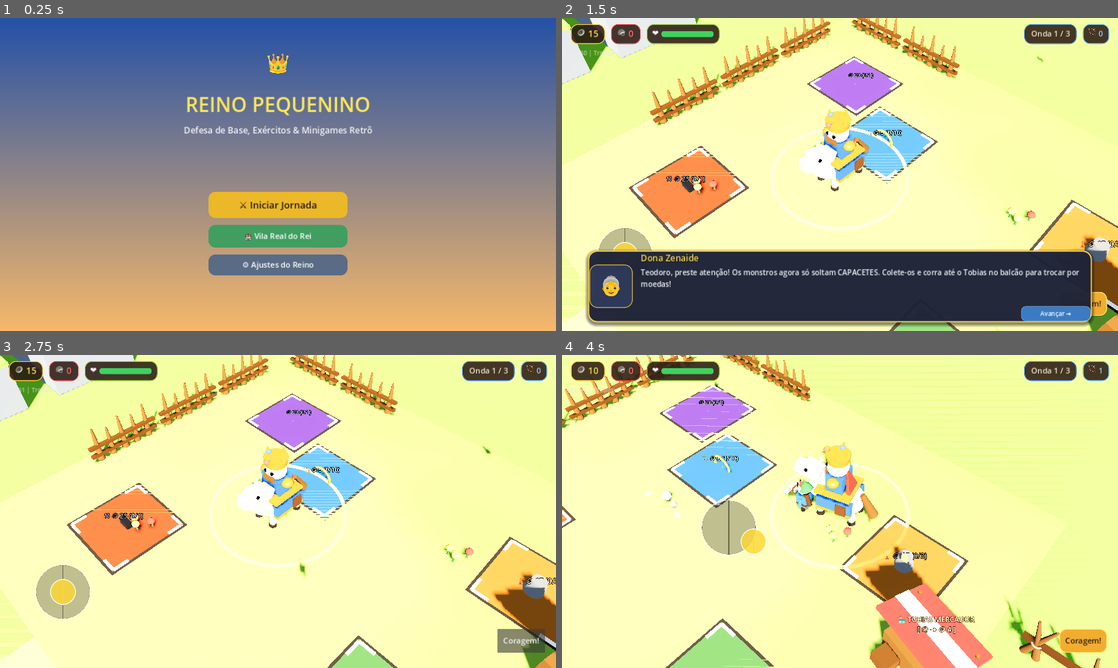
Above: before the commit, frames 1-4 (two rows, left to right).
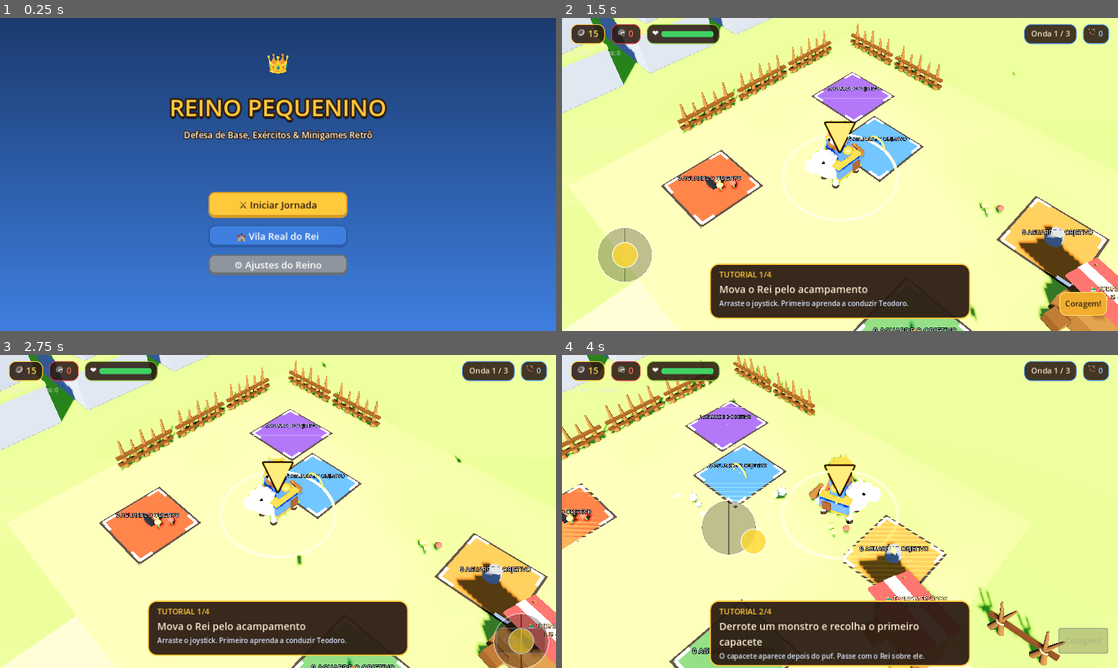
Above: after the commit, the same moments.

Repository: JonathasHenrique/reino-pequenino
Game: Godot game, scene res://scenes/ui/MainMenu.tscn
The game is run twice, just before and just after one commit, with the same random seed, the same clock (stepped at 60 frames per second) and the same inputs.
Inputs (mouse positions are in pixels of both pictures, inside the frame that each line leads up to):
- Up to frame 1 (0.25 s): no input
- Up to frame 2 (1.5 s): click "🏰 Vila Real do Rei" at 0.5 s; click "⚔️ Batalha (Fase 1)" at 1.25 s
- Up to frame 3 (2.75 s): click "Coragem!" at 2 s
- Up to frame 4 (4 s): move the mouse to (962, 495) at 2.77 s; hold Right (ui_right) 2.78-3.5 s; click (962, 495) at 2.92 s; tap Space at 3.02 s; drag from (728, 527) to (812, 574) at 3.52 s

The runs differ from the first frame. In frame 1, 98% of the frame differs, in the area x 0-100%, y 0-100%; in frame 2, 45%; in frame 3, 37%; in frame 4, 29%.

Commit message:
feat: tutorial guiado e polimento visual da fase 1

Diff:
--- a/scenes/stages/StageMain.tscn
+++ b/scenes/stages/StageMain.tscn
@@ -59,8 +59,9 @@
 background_mode = 1
 background_color = Color(0.84, 0.90, 0.95, 1)
 ambient_light_source = 2
-ambient_light_color = Color(0.55, 0.63, 0.74, 1)
-ambient_light_energy = 0.85
+ambient_light_color = Color(0.541, 0.706, 0.973, 1)
+ambient_light_energy = 0.55
+ambient_light_sky_contribution = 0.3
 tonemap_mode = 3
 tonemap_exposure = 1.08
 glow_enabled = true
@@ -234,10 +235,10 @@
 [node name="IsometricCamera" type="Camera3D" parent="."]
 transform = Transform3D(0.707107, -0.454519, 0.541675, 0, 0.766044, 0.642788, -0.707107, -0.454519, 0.541675, 10, 12, 10)
 current = true
-fov = 38.0
+fov = 40.0
 script = ExtResource("2_cam")
 target_path = NodePath("../King")
-camera_distance = 17.5
+camera_distance = 19.5
 
 [node name="MistTotem" parent="." instance=ExtResource("4_totem")]
 transform = Transform3D(1, 0, 0, 0, 1, 0, 0, 0, 1, 19, 0, 0)
--- a/scenes/village/Village.tscn
+++ b/scenes/village/Village.tscn
@@ -51,9 +51,10 @@
 background_mode = 1
 background_color = Color(0.68, 0.84, 0.96, 1)
 ambient_light_source = 2
-ambient_light_color = Color(0.92, 0.94, 0.98, 1)
-ambient_light_energy = 0.85
-tonemap_mode = 2
+ambient_light_color = Color(0.541, 0.706, 0.973, 1)
+ambient_light_energy = 0.55
+ambient_light_sky_contribution = 0.3
+tonemap_mode = 3
 
 [node name="Village" type="Node3D"]
 script = ExtResource("1_vil")
@@ -63,8 +64,8 @@
 
 [node name="DirectionalLight3D" type="DirectionalLight3D" parent="."]
 transform = Transform3D(0.707107, -0.5, 0.5, 0, 0.707107, 0.707107, -0.707107, -0.5, 0.5, 12, 18, 12)
-light_color = Color(1, 0.97, 0.9, 1)
-light_energy = 1.2
+light_color = Color(1.0, 0.89, 0.69, 1)
+light_energy = 1.25
 shadow_enabled = true
 
 [node name="Floor" type="StaticBody3D" parent="."]
--- a/scripts/autoloads/SaveManager.gd
+++ b/scripts/autoloads/SaveManager.gd
@@ -43,7 +43,8 @@
 		"selected_pony_skin": "pony_biscoito",
 		"total_play_time": 0.0,
 		"enemies_defeated": 0,
-		"coins_collected": 0
+		"coins_collected": 0,
+		"stage_1_tutorial_completed": false
 	}
 
 func load_game() -> void:
--- a/scripts/core/Art.gd
+++ b/scripts/core/Art.gd
@@ -4,26 +4,56 @@
 # Tudo é gerado por código (sem assets externos), com materiais reaproveitados
 # em cache para manter poucos draw calls e 60 fps em celulares médios.
 
+const TOON_SHADER = preload("res://assets/shaders/toon_character.gdshader")
+const OUTLINE_SHADER = preload("res://assets/shaders/outline_inverted_hull.gdshader")
+
 # ---------- PALETA (tons suaves de desenho animado, sem neon) ----------
-const GRASS := Color(0.47, 0.71, 0.30)
-const GRASS_DARK := Color(0.36, 0.60, 0.24)
-const DIRT := Color(0.80, 0.66, 0.46)
+const GRASS := Color(0.525, 0.761, 0.196)
+const GRASS_DARK := Color(0.435, 0.659, 0.169)
+const DIRT := Color(0.851, 0.627, 0.400)
 const DIRT_DARK := Color(0.66, 0.52, 0.34)
-const WOOD := Color(0.55, 0.36, 0.20)
+const WOOD := Color(0.545, 0.353, 0.169)
 const WOOD_DARK := Color(0.40, 0.25, 0.14)
 const WOOD_LIGHT := Color(0.72, 0.52, 0.32)
-const STONE := Color(0.62, 0.62, 0.60)
+const STONE := Color(0.557, 0.584, 0.620)
 const STONE_DARK := Color(0.45, 0.46, 0.46)
 const CLIFF := Color(0.52, 0.50, 0.46)
-const ROYAL_BLUE := Color(0.18, 0.42, 0.85)
-const ROYAL_RED := Color(0.82, 0.24, 0.20)
-const GOLD := Color(1.0, 0.80, 0.18)
+const ROYAL_BLUE := Color(0.247, 0.498, 0.878)
+const ROYAL_RED := Color(0.851, 0.212, 0.243)
+const GOLD := Color(1.0, 0.788, 0.235)
+const C_OUTLINE := Color(0.169, 0.106, 0.071)
 const WHITE := Color(0.97, 0.96, 0.92)
 const LEAF := Color(0.33, 0.62, 0.25)
 const LEAF_DARK := Color(0.22, 0.48, 0.20)
 const MIST := Color(0.50, 0.55, 0.65)
 
 static var _mat_cache: Dictionary = {}
+
+static func get_outline_mat(width: float = 0.024) -> ShaderMaterial:
+	var key := "outline_%.3f" % width
+	if _mat_cache.has(key):
+		return _mat_cache[key]
+	var outline := ShaderMaterial.new()
+	outline.shader = OUTLINE_SHADER
+	outline.set_shader_parameter("outline_color", C_OUTLINE)
+	outline.set_shader_parameter("outline_width", width)
+	_mat_cache[key] = outline
+	return outline
+
+static func toon_mat(color: Color, roughness: float = 0.8, emission_energy: float = 0.0) -> Material:
+	if emission_energy > 0.0:
+		return mat(color, roughness, emission_energy)
+	var key := "toon|%s|%.2f" % [color.to_html(), roughness]
+	if _mat_cache.has(key):
+		return _mat_cache[key]
+	var toon := ShaderMaterial.new()
+	toon.shader = TOON_SHADER
+	toon.set_shader_parameter("base_color", color)
+	toon.set_shader_parameter("shade_color", color.darkened(0.28))
+	toon.set_shader_parameter("roughness_val", roughness)
+	toon.next_pass = get_outline_mat()
+	_mat_cache[key] = toon
+	return toon
 
 # Material fosco e com leve brilho (visual "brinquedo de plástico/madeira")
 static func mat(color: Color, roughness: float = 0.8, emission: float = 0.0) -> StandardMaterial3D:
@@ -62,7 +92,7 @@
 	mi.mesh = mesh
 	mi.position = pos
 	mi.rotation = rot
-	mi.material_override = mat(color, roughness)
+	mi.material_override = toon_mat(color, roughness)
 	parent.add_child(mi)
 	return mi
 
--- a/scripts/core/IsometricCamera.gd
+++ b/scripts/core/IsometricCamera.gd
@@ -4,7 +4,7 @@
 
 @export var target_path: NodePath
 @export var follow_speed: float = 6.0
-@export var camera_distance: float = 17.5
+@export var camera_distance: float = 19.5
 @export var elevation_angle_deg: float = 48.0
 @export var rotation_y_deg: float = 45.0
 
--- a/scripts/core/StageMain.gd
+++ b/scripts/core/StageMain.gd
@@ -15,6 +15,7 @@
 @onready var palisade_pad: Area3D = $PurchasePad_Palisade
 @onready var barracks_pad: Area3D = $PurchasePad_Barracks
 @onready var forge_pad: Area3D = $PurchasePad_Forge
+@onready var merchant: Area3D = $MerchantCounter
 
 @onready var east_spawn: Marker3D = $Spawners/EastSpawn
 @onready var north_spawn: Marker3D = $Spawners/NorthSpawn
@@ -74,7 +75,7 @@
 
 	GameState.troop_count_changed.connect(func(_c): _update_pad_statuses())
 	_update_pad_statuses()
-	_trigger_stage_tutorial_if_needed()
+	_start_interactive_tutorial_if_needed()
 	get_tree().create_timer(0.2).timeout.connect(func():
 		print("[PERF] FPS Alvo: 60 | Objetos no Frame: %d | Draw Calls: %d" % [
 			RenderingServer.get_rendering_info(RenderingServer.RENDERING_INFO_TOTAL_OBJECTS_IN_FRAME),
@@ -108,22 +109,21 @@
 	if forge_pad:
 		forge_pad.set_status(1 if forge_built else 0, 1)
 
+func _start_interactive_tutorial_if_needed() -> void:
+	if stage_id == 1 and not SaveManager.save_data.get("stage_1_tutorial_completed", false):
+		var tutorial_script = load("res://scripts/ui/StageTutorial.gd")
+		if tutorial_script:
+			var tutorial = tutorial_script.new()
+			add_child(tutorial)
+			tutorial.setup(self, king, merchant, wave_manager, [archer_pad, tower_pad, palisade_pad, barracks_pad, forge_pad])
+		return
+	_trigger_stage_tutorial_if_needed()
+
 func _trigger_stage_tutorial_if_needed() -> void:
 	var tutorial_lines: Array[Dictionary] = []
 	match stage_id:
 		1:
-			tutorial_lines = [
-				{
-					"speaker": "Dona Zenaide",
-					"icon": "👵",
-					"text": "Teodoro, preste atenção! Os monstros agora só soltam CAPACETES. Colete-os e corra até o Tobias no balcão para trocar por moedas!"
-				},
-				{
-					"speaker": "Dona Zenaide",
-					"icon": "👵",
-					"text": "Com as moedas ganhas, construa suas paliçadas para fechar o acampamento e contrate seus arqueiros antes da horda chegar!"
-				}
-			]
+			return
 		2:
 			tutorial_lines = [
 				{
--- a/scripts/core/WaveManager.gd
+++ b/scripts/core/WaveManager.gd
@@ -28,6 +28,7 @@
 var is_in_prep_phase: bool = true
 var prep_timer: float = 0.0
 var finished: bool = false
+var tutorial_hold: bool = false
 
 var active_enemies_count: int = 0
 var pending_spawns: int = 0 # inimigos agendados que ainda não nasceram
@@ -104,7 +105,7 @@
 func _process(delta: float) -> void:
 	if GameState.is_game_over or finished:
 		return
-	if is_in_prep_phase:
+	if is_in_prep_phase and not tutorial_hold:
 		prep_timer -= delta
 		wave_countdown_updated.emit(prep_timer)
 		if prep_timer <= 0.0:
--- a/scripts/entities/Enemy.gd
+++ b/scripts/entities/Enemy.gd
@@ -87,7 +87,8 @@
 		if dist > attack_range:
 			var dir = to_target.normalized()
 			velocity = dir * move_speed
-			var target_rot = atan2(-dir.x, -dir.z)
+			# Os visuais dos inimigos apontam para +Z.
+			var target_rot = atan2(dir.x, dir.z)
 			visuals.rotation.y = lerp_angle(visuals.rotation.y, target_rot, 8.0 * delta)
 		else:
 			velocity = Vector3.ZERO
--- a/scripts/entities/FollowerTroop.gd
+++ b/scripts/entities/FollowerTroop.gd
@@ -66,7 +66,7 @@
 		visuals.rotation.z = sin(walk_time) * 0.08
 
 		# Rotação para a direção do movimento
-		var target_rot = atan2(-dir.x, -dir.z)
+		var target_rot = atan2(dir.x, dir.z)
 		visuals.rotation.y = lerp_angle(visuals.rotation.y, target_rot, 10.0 * delta)
 	else:
 		velocity = Vector3.ZERO
@@ -84,7 +84,7 @@
 		var to_enemy = current_target.global_position - global_position
 		to_enemy.y = 0
 		if to_enemy.length_squared() > 0.01:
-			var target_rot = atan2(-to_enemy.x, -to_enemy.z)
+			var target_rot = atan2(to_enemy.x, to_enemy.z)
 			visuals.rotation.y = lerp_angle(visuals.rotation.y, target_rot, 14.0 * _delta)
 
 		if attack_cooldown <= 0.0:
@@ -98,7 +98,7 @@
 		var to_enemy = current_target.global_position - global_position
 		to_enemy.y = 0
 		if to_enemy.length_squared() > 0.01:
-			visuals.rotation.y = atan2(-to_enemy.x, -to_enemy.z)
+			visuals.rotation.y = atan2(to_enemy.x, to_enemy.z)
 
 		if attack_cooldown <= 0.0:
 			_perform_attack(current_target, 1.25)
--- a/scripts/entities/King.gd
+++ b/scripts/entities/King.gd
@@ -77,7 +77,8 @@
 			Art.dust_puff(get_parent(), spawn_pos, 4)
 
 		# Rotação suave do personagem na direção do movimento
-		var target_angle = atan2(-move_direction.x, -move_direction.z)
+		# Os visuais do cavalo foram modelados apontando para +Z.
+		var target_angle = atan2(move_direction.x, move_direction.z)
 		visuals.rotation.y = lerp_angle(visuals.rotation.y, target_angle, rotation_speed * delta)
 	else:
 		velocity.x = move_toward(velocity.x, 0, move_speed * 8.0 * delta)
--- a/scripts/entities/PurchasePad.gd
+++ b/scripts/entities/PurchasePad.gd
@@ -16,6 +16,7 @@
 var spend_timer: float = 0.0
 
 var is_locked: bool = false
+var tutorial_locked: bool = false
 var locked_message: String = ""
 
 var current_items: int = 0
@@ -81,8 +82,16 @@
 
 	_update_ui()
 
+func set_tutorial_locked(locked: bool) -> void:
+	tutorial_locked = locked
+	if not locked:
+		# Evita uma compra acidental se o Rei terminar a etapa sobre este pad.
+		is_king_present = false
+		spend_timer = 0.0
+	_update_ui()
+
 func _process(delta: float) -> void:
-	if not is_king_present or GameState.is_game_over or is_locked:
+	if not is_king_present or GameState.is_game_over or is_locked or tutorial_locked:
 		return
 
 	if current_paid < current_cost:
@@ -114,6 +123,13 @@
 
 func _update_ui() -> void:
 	if not cost_label_3d:
+		return
+	if tutorial_locked:
+		cost_label_3d.text = "🔒 AGUARDE O OBJETIVO"
+		cost_label_3d.modulate = Color(0.62, 0.66, 0.70, 0.92)
+		if fill_mesh:
+			fill_mesh.scale.x = 0.01
+			fill_mesh.scale.z = 0.01
 		return
 
 	var type_icon = "🏹"
--- a/scripts/ui/MainMenu.gd
+++ b/scripts/ui/MainMenu.gd
@@ -6,16 +6,74 @@
 @onready var play_button: Button = $VBox/PlayButton
 @onready var village_button: Button = $VBox/VillageButton
 @onready var settings_button: Button = $VBox/SettingsButton
+@onready var title_label: Label = $Header/Title
+@onready var subtitle_label: Label = $Header/Subtitle
+@onready var background: TextureRect = $Background
 
 func _ready() -> void:
 	AudioManager.play_music("village")
+	_style_menu()
 
 	if play_button:
 		play_button.pressed.connect(_on_play_pressed)
+		_style_chunky_button(play_button, Color("#FFC93C"), Color("#D99B26"), Color("#2B1B12"))
 	if village_button:
 		village_button.pressed.connect(_on_village_pressed)
+		_style_chunky_button(village_button, Color("#3F7FE0"), Color("#2B5BA8"))
 	if settings_button:
 		settings_button.pressed.connect(_on_settings_pressed)
+		_style_chunky_button(settings_button, Color("#8E959E"), Color("#686F77"))
+
+func _style_menu() -> void:
+	if background and background.texture is GradientTexture2D:
+		var gradient_texture := background.texture as GradientTexture2D
+		gradient_texture.gradient.colors = PackedColorArray([
+			Color("#1B3B6F"), Color("#3F7FE0")
+		])
+	if title_label:
+		title_label.add_theme_color_override("font_color", Color("#FFC93C"))
+		title_label.add_theme_color_override("font_outline_color", Color("#2B1B12"))
+		title_label.add_theme_color_override("font_shadow_color", Color(0, 0, 0, 0.65))
+		title_label.add_theme_constant_override("outline_size", 16)
+		title_label.add_theme_constant_override("shadow_offset_y", 6)
+		title_label.add_theme_font_size_override("font_size", 54)
+	if subtitle_label:
+		subtitle_label.add_theme_color_override("font_color", Color("#FFF3D6"))
+		subtitle_label.add_theme_color_override("font_outline_color", Color("#2B1B12"))
+		subtitle_label.add_theme_constant_override("outline_size", 8)
+		subtitle_label.add_theme_font_size_override("font_size", 20)
+
+func _style_chunky_button(btn: Button, top_col: Color, bottom_lip_col: Color, text_col: Color = Color.WHITE) -> void:
+	btn.add_theme_color_override("font_color", text_col)
+	btn.add_theme_color_override("font_hover_color", text_col)
+	btn.add_theme_color_override("font_pressed_color", text_col)
+	btn.add_theme_font_size_override("font_size", 22)
+	btn.add_theme_stylebox_override("normal", _button_style(top_col, bottom_lip_col, 7))
+	btn.add_theme_stylebox_override("hover", _button_style(top_col.lightened(0.08), bottom_lip_col.lightened(0.08), 7))
+	btn.add_theme_stylebox_override("pressed", _button_style(top_col.darkened(0.08), bottom_lip_col.darkened(0.08), 3))
+	btn.add_theme_stylebox_override("disabled", _button_style(Color("#686F77"), Color("#4D5359"), 3))
+	btn.button_down.connect(func() -> void: _bounce_button(btn, 0.95))
+	btn.button_up.connect(func() -> void: _bounce_button(btn, 1.03))
+
+func _button_style(fill: Color, lip: Color, bottom_border: int) -> StyleBoxFlat:
+	var style := StyleBoxFlat.new()
+	style.bg_color = fill
+	style.border_color = lip
+	style.set_border_width_all(3)
+	style.border_width_bottom = bottom_border
+	style.set_corner_radius_all(14)
+	style.content_margin_left = 18.0
+	style.content_margin_right = 18.0
+	style.content_margin_top = 8.0
+	style.content_margin_bottom = 8.0
+	return style
+
+func _bounce_button(btn: Button, target_scale: float) -> void:
+	var tween := create_tween()
+	tween.set_trans(Tween.TRANS_BACK).set_ease(Tween.EASE_OUT)
+	tween.tween_property(btn, "scale", Vector2.ONE * target_scale, 0.08)
+	if target_scale > 1.0:
+		tween.tween_property(btn, "scale", Vector2.ONE, 0.10)
 
 func _on_play_pressed() -> void:
 	AudioManager.play_sfx("button_click")
--- /dev/null
+++ b/scripts/ui/StageTutorial.gd
@@ -0,0 +1,188 @@
+extends CanvasLayer
+
+# Tutorial interativo da Fase 1: cada objetivo exige uma ação real antes de liberar o próximo.
+
+var stage: Node3D
+var king: Node3D
+var merchant: Node3D
+var wave_manager: Node
+var pads: Array = []
+var arrow: Label3D
+var panel: PanelContainer
+var step_label: Label
+var objective_label: Label
+var hint_label: Label
+var step: int = 0
+var start_position: Vector3
+var coins_before_sale: int = 15
+var is_active: bool = false
+
+func setup(stage_node: Node3D, king_node: Node3D, merchant_node: Node3D, waves: Node, purchase_pads: Array) -> void:
+	stage = stage_node
+	king = king_node
+	merchant = merchant_node
+	wave_manager = waves
+	pads = purchase_pads
+	start_position = king.global_position
+	_build_ui()
+	_build_world_arrow()
+	_set_pad_locks(true)
+	if wave_manager:
+		wave_manager.tutorial_hold = true
+	is_active = true
+	_set_step(0)
+
+func _ready() -> void:
+	layer = 30
+
+func _exit_tree() -> void:
+	if arrow and is_instance_valid(arrow):
+		arrow.queue_free()
+
+func _process(_delta: float) -> void:
+	if not is_active or not is_instance_valid(king):
+		return
+	_update_arrow()
+	match step:
+		0:
+			if king.global_position.distance_to(start_position) >= 1.0:
+				_set_step(1)
+		1:
+			if GameState.stage_spoils > 0:
+				_set_step(2)
+		2:
+			if GameState.stage_spoils == 0 and GameState.stage_coins > coins_before_sale:
+				_set_step(3)
+		3:
+			if GameState.active_troops.size() > 0:
+				_finish_tutorial()
+
+func _build_ui() -> void:
+	var root := Control.new()
+	root.set_anchors_and_offsets_preset(Control.PRESET_FULL_RECT)
+	root.mouse_filter = Control.MOUSE_FILTER_IGNORE
+	add_child(root)
+
+	panel = PanelContainer.new()
+	panel.anchor_left = 0.5
+	panel.anchor_right = 0.5
+	panel.anchor_top = 1.0
+	panel.anchor_bottom = 1.0
+	panel.offset_left = -300.0
+	panel.offset_top = -155.0
+	panel.offset_right = 300.0
+	panel.offset_bottom = -28.0
+	panel.add_theme_stylebox_override("panel", _panel_style())
+	panel.mouse_filter = Control.MOUSE_FILTER_IGNORE
+	root.add_child(panel)
+
+	var content := VBoxContainer.new()
+	content.add_theme_constant_override("separation", 4)
+	content.mouse_filter = Control.MOUSE_FILTER_IGNORE
+	panel.add_child(content)
+
+	step_label = Label.new()
+	step_label.add_theme_color_override("font_color", Color("#FFC93C"))
+	step_label.add_theme_font_size_override("font_size", 18)
+	content.add_child(step_label)
+	objective_label = Label.new()
+	objective_label.add_theme_color_override("font_color", Color("#FFF3D6"))
+	objective_label.add_theme_color_override("font_outline_color", Color("#2B1B12"))
+	objective_label.add_theme_constant_override("outline_size", 4)
+	objective_label.add_theme_font_size_override("font_size", 23)
+	objective_label.autowrap_mode = TextServer.AUTOWRAP_WORD_SMART
+	content.add_child(objective_label)
+	hint_label = Label.new()
+	hint_label.add_theme_color_override("font_color", Color("#D9E8FF"))
+	hint_label.add_theme_font_size_override("font_size", 16)
+	hint_label.autowrap_mode = TextServer.AUTOWRAP_WORD_SMART
+	content.add_child(hint_label)
+
+func _panel_style() -> StyleBoxFlat:
+	var style := StyleBoxFlat.new()
+	style.bg_color = Color(0.169, 0.106, 0.071, 0.94)
+	style.border_color = Color("#FFC93C")
+	style.set_border_width_all(3)
+	style.set_corner_radius_all(20)
+	style.content_margin_left = 22.0
+	style.content_margin_right = 22.0
+	style.content_margin_top = 12.0
+	style.content_margin_bottom = 12.0
+	return style
+
+func _build_world_arrow() -> void:
+	arrow = Label3D.new()
+	arrow.text = "▼"
+	arrow.font_size = 72
+	arrow.outline_size = 14
+	arrow.outline_modulate = Color("#2B1B12")
+	arrow.modulate = Color("#FFC93C")
+	arrow.billboard = BaseMaterial3D.BILLBOARD_ENABLED
+	arrow.no_depth_test = true
+	arrow.fixed_size = true
+	arrow.pixel_size = 0.0012
+	arrow.render_priority = 20
+	stage.add_child(arrow)
+
+func _set_step(next_step: int) -> void:
+	step = next_step
+	match step:
+		0:
+			step_label.text = "TUTORIAL 1/4"
+			objective_label.text = "Mova o Rei pelo acampamento"
+			hint_label.text = "Arraste o joystick. Primeiro aprenda a conduzir Teodoro."
+		1:
+			if wave_manager:
+				wave_manager.tutorial_hold = false
+			step_label.text = "TUTORIAL 2/4"
+			objective_label.text = "Derrote um monstro e recolha o primeiro capacete"
+			hint_label.text = "O capacete aparece depois do puf. Passe com o Rei sobre ele."
+		2:
+			coins_before_sale = GameState.stage_coins
+			step_label.text = "TUTORIAL 3/4"
+			objective_label.text = "Leve os capacetes ao balcão do Tobias"
+			hint_label.text = "Entre no balcão dourado para trocar 🪖 por moedas."
+		3:
+			_set_pad_locks(false, pads[0] if not pads.is_empty() else null)
+			step_label.text = "TUTORIAL 4/4"
+			objective_label.text = "Invista no pad do arqueiro"
+			hint_label.text = "Fique sobre o pad 🏹 até completar a contratação."
+
+func _set_pad_locks(locked: bool, only_pad: Node = null) -> void:
+	for pad in pads:
+		if is_instance_valid(pad) and pad.has_method("set_tutorial_locked"):
+			var pad_locked: bool = locked or (only_pad != null and pad != only_pad)
+			pad.set_tutorial_locked(pad_locked)
+
+func _update_arrow() -> void:
+	if not arrow:
+		return
+	var target: Node3D = king
+	match step:
+		2:
+			target = merchant
+		3:
+			target = pads[0] if not pads.is_empty() else king
+		1:
+			var spoils := get_tree().get_nodes_in_group("spoils")
+			if not spoils.is_empty() and is_instance_valid(spoils[0]):
+				target = spoils[0]
+	if target and is_instance_valid(target):
+		var bob := sin(Time.get_ticks_msec() * 0.006) * 0.18
+		arrow.global_position = target.global_position + Vector3(0, 2.3 + bob, 0)
+
+func _finish_tutorial() -> void:
+	if not is_active:
+		return
+	is_active = false
+	_set_pad_locks(false)
+	if wave_manager:
+		wave_manager.tutorial_hold = false
+	SaveManager.save_data["stage_1_tutorial_completed"] = true
+	SaveManager.save_game()
+	step_label.text = "TUTORIAL CONCLUÍDO"
+	objective_label.text = "Agora defenda o acampamento!"
+	hint_label.text = "Todos os pads estão liberados. Priorize sua defesa."
+	if arrow:
+		arrow.visible = false
+	get_tree().create_timer(2.0).timeout.connect(queue_free)
